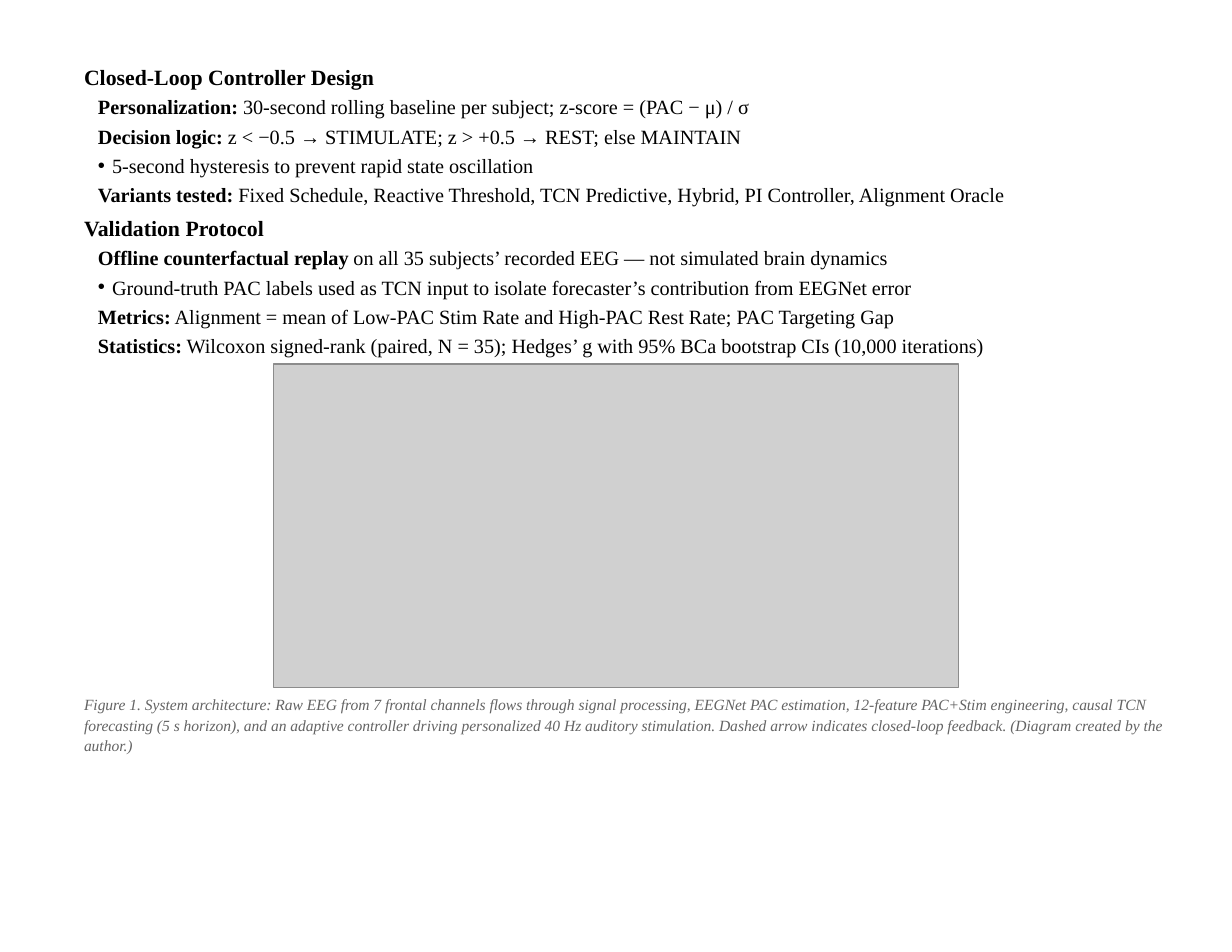
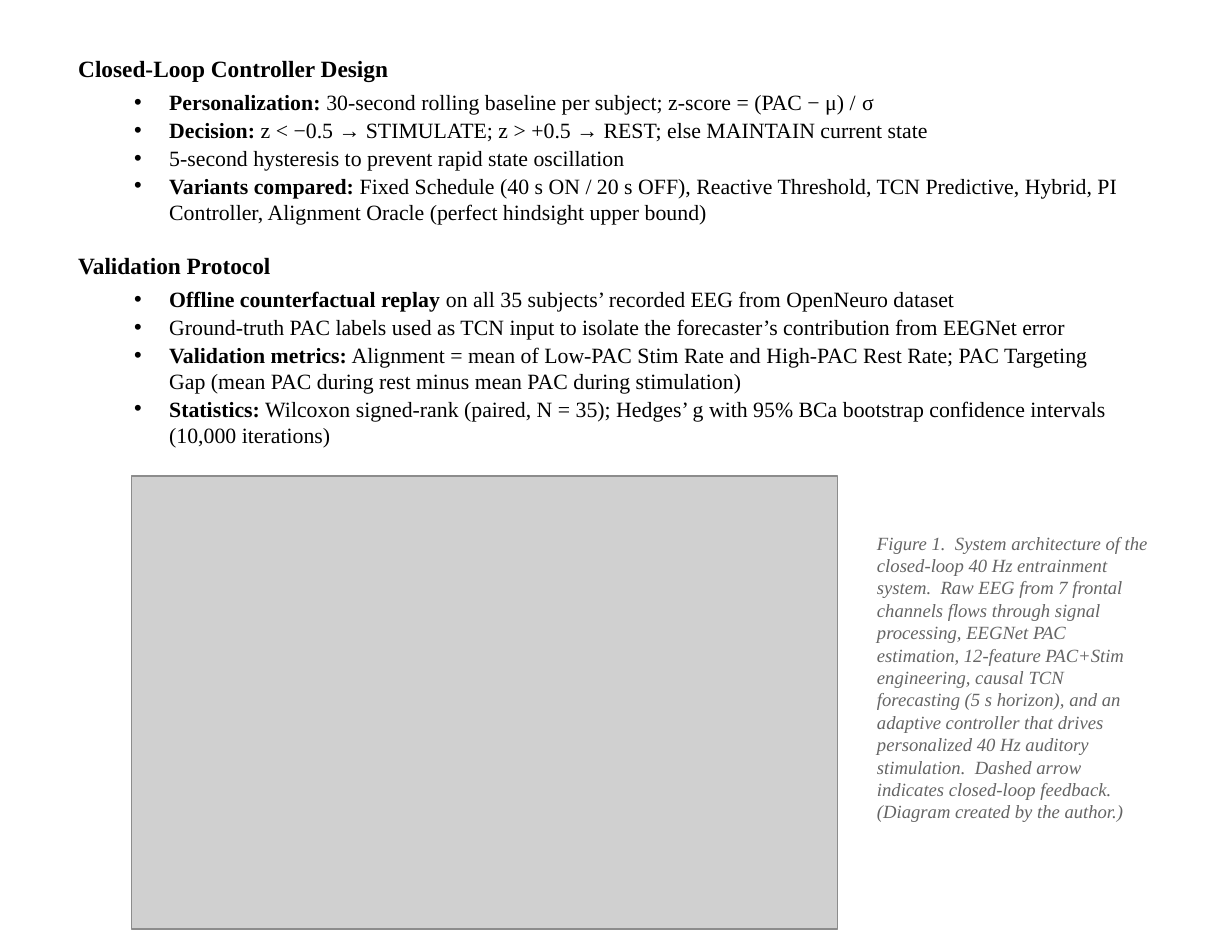
Before and after one commit to amaar-mc/closedloop-40hz-entrainment, a slide deck: slide 6 of CSEF/Presentation/CSEF_2026_Presentation.pptx. Drawn at 1232x952 pixels with LibreOffice and Linux fonts; fonts in the diff are those of the drawing; grey boxes stand for pictures. Boxes give left, top, right and bottom in pixels: in the first picture for what was removed or moved away, otherwise in the second. Text is boxed around its words. In the diff, an @@ line names an element or a change of style, - is before the commit and + after.

Commit message:
docs(csef): update presentation to final submitted version
Final 13-page presentation submitted to CSEF portal. Includes corrected
Jiao (2025) reference, updated closing sentence, trimmed discussion and
conclusions pages, and 91% oracle targeting gap clarification.

```diff
--- a/CSEF/Presentation/CSEF_2026_Presentation.pptx
+++ b/CSEF/Presentation/CSEF_2026_Presentation.pptx
@@ text "Closed-Loop Controller Design": place and size @@
-text "Closed-Loop Controller Design" at box(84, 70, 374, 90)
+text "Closed-Loop Controller Design" at box(78, 60, 388, 82)
@@ text "Closed-Loop Controller Design" at box(78, 60, 388, 82): size 14 to 15 pt; less space between paragraphs @@
@@ text "Personalization: 30-second rolling baseline per ...": place and size @@
-text "Personalization: 30-second rolling baseline per ..." at box(98, 100, 1004, 207)
+text "Personalization: 30-second rolling baseline per ..." at box(169, 95, 1116, 225)
@@ text at box(169, 95, 874, 171): size 13 to 14 pt in "Personalization: 30-second rolling baseline per subject; z-s ...", "5-second hysteresis to prevent rapid state oscillation"; indent changed; line spacing 16.9pt to 1; less space between paragraphs @@
@@ text at box(169, 123, 928, 141): text changed; size 13 to 14 pt @@
-• Decision logic: z < −0.5 → STIMULATE; z > +0.5 → REST; else MAINTAIN
+• Decision: z < −0.5 → STIMULATE; z > +0.5 → REST; else MAINTAIN current state
@@ text at box(169, 179, 1116, 225): text changed; size 13 to 14 pt @@
-• Variants tested: Fixed Schedule, Reactive Threshold, TCN Predictive, Hybrid, PI Controller, Alignment Oracle
+• Variants compared: Fixed Schedule (40 s ON / 20 s OFF), Reactive Threshold, TCN Predictive, Hybrid, PI Controller, Alignment Oracle (perfect hindsight upper bound)
@@ text "Validation Protocol" at box(78, 257, 271, 275): size 14 to 15 pt; less space between paragraphs @@
@@ text "Validation Protocol": place and size @@
-text "Validation Protocol" at box(84, 221, 264, 237)
+text "Validation Protocol" at box(78, 257, 271, 275)
@@ text at box(169, 291, 1105, 448): text changed; size 13 to 14 pt @@
-• Offline counterfactual replay on all 35 subjects’ recorded EEG — not simulated brain dynamics
-• Ground-truth PAC labels used as TCN input to isolate forecaster’s contribution from EEGNet error
-• Metrics: Alignment = mean of Low-PAC Stim Rate and High-PAC Rest Rate; PAC Targeting Gap
-• Statistics: Wilcoxon signed-rank (paired, N = 35); Hedges’ g with 95% BCa bootstrap CIs (10,000 iterations)
+• Offline counterfactual replay on all 35 subjects’ recorded EEG from OpenNeuro dataset
+• Ground-truth PAC labels used as TCN input to isolate the forecaster’s contribution from EEGNet error
+• Validation metrics: Alignment = mean of Low-PAC Stim Rate and High-PAC Rest Rate; PAC Targeting Gap (mean PAC during rest minus mean PAC during stimulation)
+• Statistics: Wilcoxon signed-rank (paired, N = 35); Hedges’ g with 95% BCa bootstrap confidence intervals (10,000 iterations)
@@ picture removed at box(273, 364, 958, 688) @@
@@ picture added at box(132, 476, 838, 928) @@
@@ text at box(877, 537, 1148, 822): text changed; size 10 to 12 pt @@
-Figure 1. System architecture: Raw EEG from 7 frontal channels flows through signal processing, EEGNet PAC estimation, 12-feature PAC+Stim engineering, causal TCN forecasting (5 s horizon), and an adaptive controller driving personalized 40 Hz auditory stimulation. Dashed arrow indicates closed-loop feedback. (Diagram created by the author.)
+Figure 1. System architecture of the closed-loop 40 Hz entrainment system. Raw EEG from 7 frontal channels flows through signal processing, EEGNet PAC estimation, 12-feature PAC+Stim engineering, causal TCN forecasting (5 s horizon), and an adaptive controller that drives personalized 40 Hz auditory stimulation. Dashed arrow indicates closed-loop feedback. (Diagram created by the author.)
```
Also in this commit, not shown: 11 other slides changed, 1 slide added, 1 other file.
